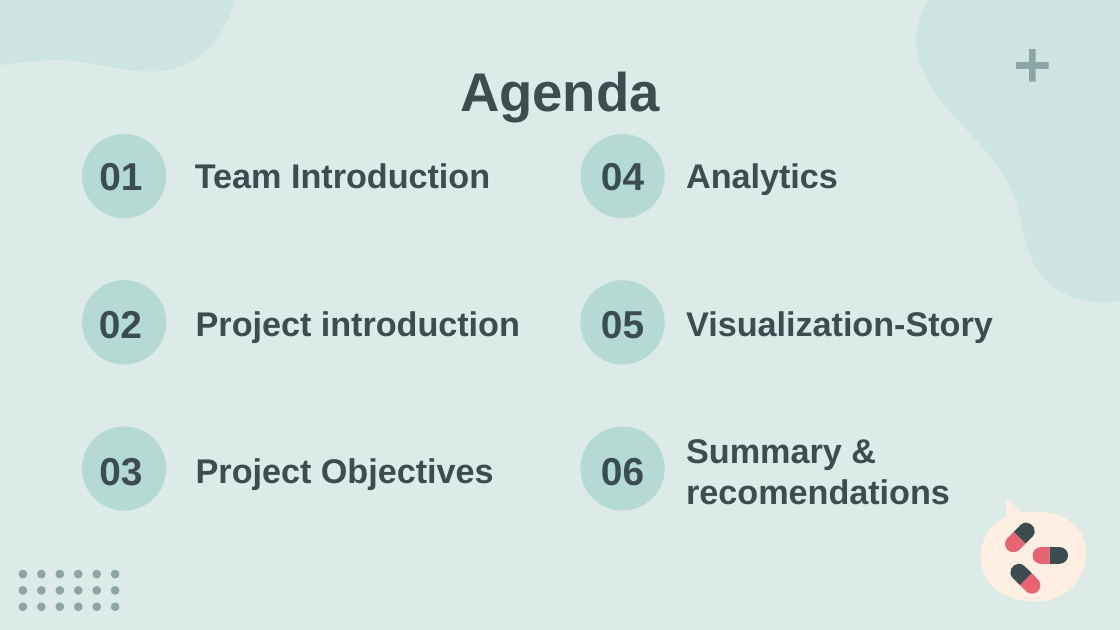
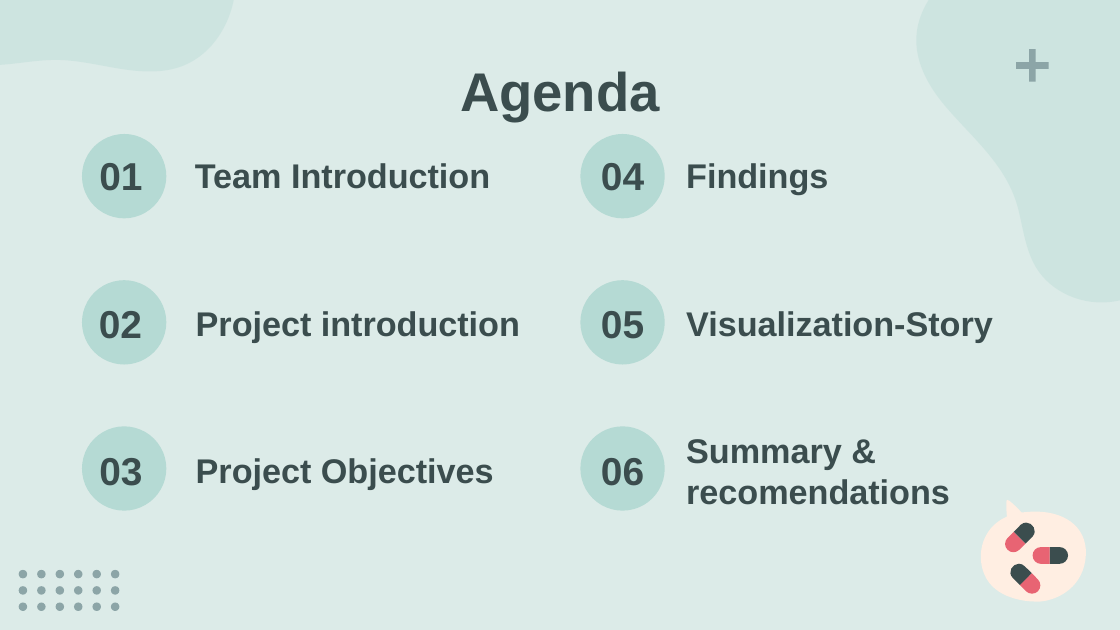
Before and after one commit to jm18443/Project-4, a slide deck: slide 2 of Project-4 Presentation.pptx. Drawn at 1120x630 pixels with LibreOffice and Linux fonts; fonts in the diff are those of the drawing. Boxes give left, top, right and bottom in pixels: in the first picture for what was removed or moved away, otherwise in the second. Text is boxed around its words. In the diff, an @@ line names an element or a change of style, - is before the commit and + after.

```diff
--- a/Project-4 Presentation.pptx
+++ b/Project-4 Presentation.pptx
@@ subtitle at <box>686,163,828,194</box>: text changed @@
-Analytics
+Findings
```
Also in this commit, not shown: 2 other slides changed, 6 slides added, 8 slides removed.
